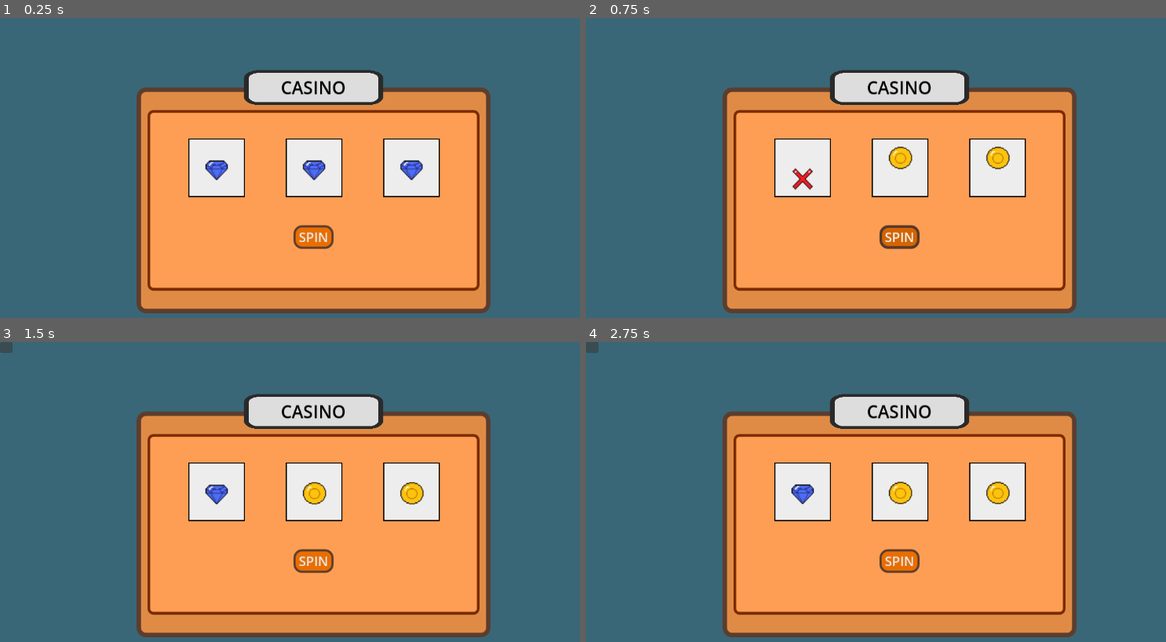
Above: before the commit, frames 1-4 (two rows, left to right).
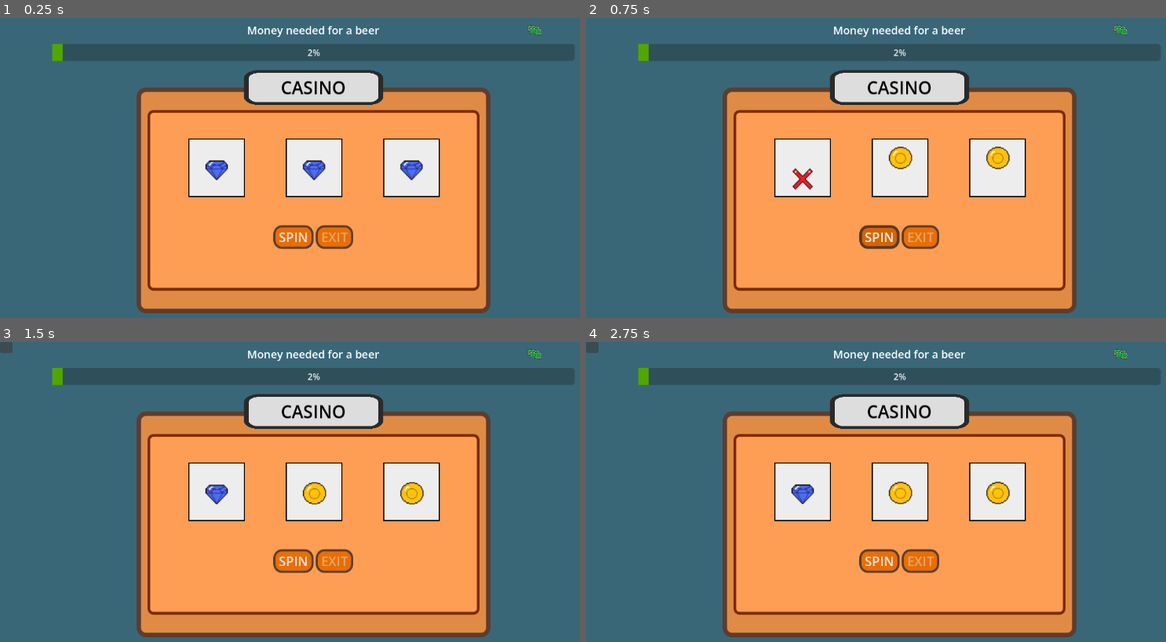
Above: after the commit, the same moments.

Repository: Orozon64/The-Sauna-Pact
Game: Godot game, scene res://scenes/casino_minigame.tscn
Two runs of this game, one before a commit and one after it. Both use one fixed random seed, a clock stepped at 60 frames per second and the inputs below. This scene is started directly instead of the project's main scene.
Inputs (mouse positions are in pixels of both pictures, inside the frame that each line leads up to):
- Up to frame 1 (0.25 s): no input
- Up to frame 2 (0.75 s): click "SPIN" at 0.5 s
- Up to frame 3 (1.5 s): click (5, 348) at 1.25 s
- Up to frame 4 (2.75 s): tap Enter (advance_dialogue) at 2 s; hold D (move_right) from 2.03 s (still down); tap E (item_interact) at 2.1 s; tap Space at 2.27 s

The runs differ from the first frame. In frame 1, 6.4% of the frame differs, in the area x 8-100%, y 2-78%; in frame 2, 6.4%; in frame 3, 6.4%; in frame 4, 6.4%.

Commit message:
Add files via upload

Diff:
--- a/scenes/casino_minigame.tscn
+++ b/scenes/casino_minigame.tscn
@@ -3,6 +3,8 @@
 [ext_resource type="Shader" uid="uid://b8hf02galphn5" path="res://shaders/spin_tex.gdshader" id="1_28amk"]
 [ext_resource type="Script" uid="uid://bqek2g55dev53" path="res://scripts/casino_minigame_root_script.gd" id="1_uedom"]
 [ext_resource type="Texture2D" uid="uid://62bnpa0q22mk" path="res://images/Casino_slots.png" id="2_5gemk"]
+[ext_resource type="StyleBox" uid="uid://cs5delmkrhwxd" path="res://shaders/gameOverBtn.tres" id="4_xkfhx"]
+[ext_resource type="Texture2D" uid="uid://6jawo25loif8" path="res://images/sprites/Money.png" id="5_dpyi5"]
 
 [sub_resource type="Gradient" id="Gradient_cobd6"]
 offsets = PackedFloat32Array(0.9794521, 1)
@@ -128,8 +130,62 @@
 corner_radius_bottom_right = 15
 corner_radius_bottom_left = 15
 
+[sub_resource type="StyleBoxFlat" id="StyleBoxFlat_o5qcx"]
+content_margin_left = 10.0
+content_margin_right = 10.0
+bg_color = Color(0.50928617, 0.5092862, 0.509286, 0.69803923)
+border_width_left = 5
+border_width_top = 5
+border_width_right = 5
+border_width_bottom = 5
+border_color = Color(0.34509805, 0.22352941, 0.16078432, 1)
+corner_radius_top_left = 15
+corner_radius_top_right = 15
+corner_radius_bottom_right = 15
+corner_radius_bottom_left = 15
+
+[sub_resource type="StyleBoxFlat" id="StyleBoxFlat_5avtr"]
+content_margin_left = 10.0
+content_margin_right = 10.0
+bg_color = Color(0.9137255, 0.43137255, 0, 1)
+border_width_left = 4
+border_width_top = 4
+border_width_right = 4
+border_width_bottom = 4
+border_color = Color(0.36078432, 0.23921569, 0.18039216, 1)
+corner_radius_top_left = 15
+corner_radius_top_right = 15
+corner_radius_bottom_right = 15
+corner_radius_bottom_left = 15
+
 [sub_resource type="StyleBoxFlat" id="StyleBoxFlat_tfptm"]
 bg_color = Color(0.22352941, 0.40392157, 0.47058824, 1)
+
+[sub_resource type="StyleBoxFlat" id="StyleBoxFlat_lxn1j"]
+bg_color = Color(0.31764707, 0.6509804, 0, 1)
+
+[sub_resource type="StyleBoxFlat" id="StyleBoxFlat_6n0bx"]
+bg_color = Color(0.07058824, 0.15294118, 0.18431373, 0.88235295)
+
+[sub_resource type="StyleBoxFlat" id="StyleBoxFlat_nwc05"]
+content_margin_left = 10.0
+content_margin_top = 2.0
+content_margin_right = 10.0
+content_margin_bottom = 2.0
+bg_color = Color(0.17320967, 0.31887946, 0.37453115, 0.88235295)
+
+[sub_resource type="StyleBoxFlat" id="StyleBoxFlat_ygvrr"]
+content_margin_left = 10.0
+content_margin_top = 2.0
+content_margin_right = 10.0
+content_margin_bottom = 2.0
+bg_color = Color(0.05670935, 0.1301054, 0.15805984, 0.88235295)
+
+[sub_resource type="StyleBoxFlat" id="StyleBoxFlat_lv4rp"]
+bg_color = Color(0.6, 0.6, 0.6, 0.72156864)
+
+[sub_resource type="StyleBoxFlat" id="StyleBoxFlat_l83ik"]
+bg_color = Color(0.6, 0.6, 0.6, 0)
 
 [node name="Root" type="Control" unique_id=1654898490 node_paths=PackedStringArray("spinners")]
 layout_mode = 3
@@ -140,7 +196,7 @@
 grow_vertical = 2
 script = ExtResource("1_uedom")
 spinners = [NodePath("CenterContainer/PanelContainer/MarginContainer/VBoxContainer/HBoxContainer/Slot1/ColorRect"), Nod …(204 unchanged characters)…
-loser_limit = 15
+loser_limit = 7
 
 [node name="Background" type="TextureRect" parent="." unique_id=38247719]
 layout_mode = 1
@@ -260,16 +316,31 @@
 [node name="CenterContainer" type="CenterContainer" parent="CenterContainer/PanelContainer/MarginContainer/VBoxContainer" unique_id=530604139]
 layout_mode = 2
 
-[node name="Button" type="Button" parent="CenterContainer/PanelContainer/MarginContainer/VBoxContainer/CenterContainer" unique_id=1797634079]
+[node name="HBoxContainer" type="HBoxContainer" parent="CenterContainer/PanelContainer/MarginContainer/VBoxContainer/CenterContainer" unique_id=657261799]
+layout_mode = 2
+
+[node name="SpinBtn" type="Button" parent="CenterContainer/PanelContainer/MarginContainer/VBoxContainer/CenterContainer/HBoxContainer" unique_id=1797634079]
 layout_mode = 2
 theme_override_colors/font_color = Color(0.9098554, 0.9162429, 0.9374786, 1)
 theme_override_font_sizes/font_size = 24
 theme_override_styles/normal = SubResource("StyleBoxFlat_dpyi5")
 theme_override_styles/pressed = SubResource("StyleBoxFlat_wvfc3")
 theme_override_styles/hover = SubResource("StyleBoxFlat_pdueh")
+theme_override_styles/disabled = SubResource("StyleBoxFlat_o5qcx")
 text = "SPIN"
 
-[node name="Button" type="Button" parent="." unique_id=1664124171]
+[node name="ExitBtn" type="Button" parent="CenterContainer/PanelContainer/MarginContainer/VBoxContainer/CenterContainer/HBoxContainer" unique_id=432977515]
+layout_mode = 2
+theme_override_colors/font_color = Color(0.9098554, 0.9162429, 0.9374786, 1)
+theme_override_font_sizes/font_size = 24
+theme_override_styles/normal = SubResource("StyleBoxFlat_dpyi5")
+theme_override_styles/pressed = SubResource("StyleBoxFlat_wvfc3")
+theme_override_styles/hover = SubResource("StyleBoxFlat_pdueh")
+theme_override_styles/disabled = SubResource("StyleBoxFlat_5avtr")
+disabled = true
+text = "EXIT"
+
+[node name="GodModeToggle" type="Button" parent="." unique_id=1664124171]
 layout_mode = 1
 anchors_preset = -1
 anchor_right = 0.020000001
@@ -278,5 +349,133 @@
 offset_bottom = -0.08800125
 theme_override_styles/normal = SubResource("StyleBoxFlat_tfptm")
 
-[connection signal="pressed" from="CenterContainer/PanelContainer/MarginContainer/VBoxContainer/CenterContainer/Button" to="." method="spin"]
-[connection signal="button_down" from="Button" to="." method="god_Mode_Toggle"]
+[node name="ProgressBar" type="ProgressBar" parent="." unique_id=1285443737]
+layout_mode = 1
+anchors_preset = -1
+anchor_left = 0.083000004
+anchor_top = 0.074
+anchor_right = 0.91700006
+anchor_bottom = 0.12200001
+offset_left = 0.38399506
+offset_top = 0.048000336
+offset_right = -0.3840332
+offset_bottom = -0.056007385
+theme_override_styles/fill = SubResource("StyleBoxFlat_lxn1j")
+max_value = 250.0
+step = 1.0
+value = 5.0
+allow_greater = true
+
+[node name="Label" type="Label" parent="." unique_id=848341712]
+layout_mode = 1
+anchors_preset = -1
+anchor_left = 0.38900003
+anchor_top = 0.012
+anchor_right = 0.611
+anchor_bottom = 0.063
+offset_left = -0.12802124
+offset_top = 0.22399998
+offset_right = 0.12799072
+offset_bottom = 0.17599869
+theme_override_font_sizes/font_size = 20
+text = "Money needed for a beer"
+horizontal_alignment = 1
+
+[node name="GameOverScreen" type="Control" parent="." unique_id=1365155063]
+visible = false
+layout_mode = 1
+anchors_preset = 15
+anchor_right = 1.0
+anchor_bottom = 1.0
+grow_horizontal = 2
+grow_vertical = 2
+
+[node name="CenterContainer" type="CenterContainer" parent="GameOverScreen" unique_id=504390399]
+layout_mode = 1
+anchors_preset = 15
+anchor_right = 1.0
+anchor_bottom = 1.0
+grow_horizontal = 2
+grow_vertical = 2
+
+[node name="VBoxContainer" type="VBoxContainer" parent="GameOverScreen/CenterContainer" unique_id=1603659849]
+layout_mode = 2
+theme_override_constants/separation = 25
+
+[node name="PanelContainer" type="PanelContainer" parent="GameOverScreen/CenterContainer/VBoxContainer" unique_id=1714781352]
+layout_mode = 2
+theme_override_styles/panel = SubResource("StyleBoxFlat_6n0bx")
+
+[node name="Label" type="Label" parent="GameOverScreen/CenterContainer/VBoxContainer/PanelContainer" unique_id=277752595]
+layout_mode = 2
+theme_override_font_sizes/font_size = 30
+text = "YOU PUSHED YOUR LUCK TOO FAR.
+NOW YOU ARE BROKE WITH NO WAY TO REACH FINLAND.
+GAME OVER"
+horizontal_alignment = 1
+
+[node name="CenterContainer" type="CenterContainer" parent="GameOverScreen/CenterContainer/VBoxContainer" unique_id=604823166]
+layout_mode = 2
+
+[node name="restart" type="Button" parent="GameOverScreen/CenterContainer/VBoxContainer/CenterContainer" unique_id=1094273056]
+layout_mode = 2
+theme_override_font_sizes/font_size = 35
+theme_override_styles/normal = ExtResource("4_xkfhx")
+theme_override_styles/pressed = SubResource("StyleBoxFlat_nwc05")
+theme_override_styles/hover = SubResource("StyleBoxFlat_ygvrr")
+text = "RESTART"
+
+[node name="HBoxContainer" type="HBoxContainer" parent="." unique_id=1859035571]
+layout_mode = 0
+offset_left = 960.0
+offset_right = 1152.0
+offset_bottom = 44.0
+
+[node name="TextureRect" type="TextureRect" parent="HBoxContainer" unique_id=1597697860]
+layout_mode = 2
+texture = ExtResource("5_dpyi5")
+expand_mode = 2
+
+[node name="moneyStatus" type="Label" parent="HBoxContainer" unique_id=78621817]
+layout_mode = 2
+theme_override_font_sizes/font_size = 24
+
+[node name="popup" type="Control" parent="." unique_id=1903253390]
+visible = false
+layout_mode = 1
+anchor_left = 0.3
+anchor_top = 0.34100002
+anchor_right = 0.70000005
+anchor_bottom = 0.656
+offset_left = 0.3999939
+offset_top = 0.031982422
+offset_right = -0.4000244
+offset_bottom = -0.088012695
+
+[node name="PanelContainer" type="PanelContainer" parent="popup" unique_id=1214196654]
+layout_mode = 1
+anchors_preset = -1
+anchor_left = 0.004
+anchor_top = -0.25
+anchor_right = 1.0040001
+anchor_bottom = 0.75000006
+offset_left = -1.84
+offset_right = 0.15997314
+offset_bottom = -1.5258789e-05
+grow_horizontal = 2
+grow_vertical = 2
+theme_override_styles/panel = SubResource("StyleBoxFlat_lv4rp")
+
+[node name="warning" type="Label" parent="popup/PanelContainer" unique_id=407496685]
+layout_mode = 2
+theme_override_colors/font_color = Color(1, 0, 0, 1)
+theme_override_font_sizes/font_size = 50
+theme_override_styles/normal = SubResource("StyleBoxFlat_l83ik")
+text = "YOU CAN EXIT NOW
+OR RISK AND PLAY MORE"
+horizontal_alignment = 1
+
+[connection signal="pressed" from="CenterContainer/PanelContainer/MarginContainer/VBoxContainer/CenterContainer/HBoxContainer/SpinBtn" to="." method="spin"]
+[connection signal="button_down" from="CenterContainer/PanelContainer/MarginContainer/VBoxContainer/CenterContainer/HBoxContainer/ExitBtn" to="." method="_on_exitbtn_button_down"]
+[connection signal="button_down" from="GodModeToggle" to="." method="god_Mode_Toggle"]
+[connection signal="button_down" from="GameOverScreen/CenterContainer/VBoxContainer/CenterContainer/restart" to="." method="_on_restart_button_down"]
